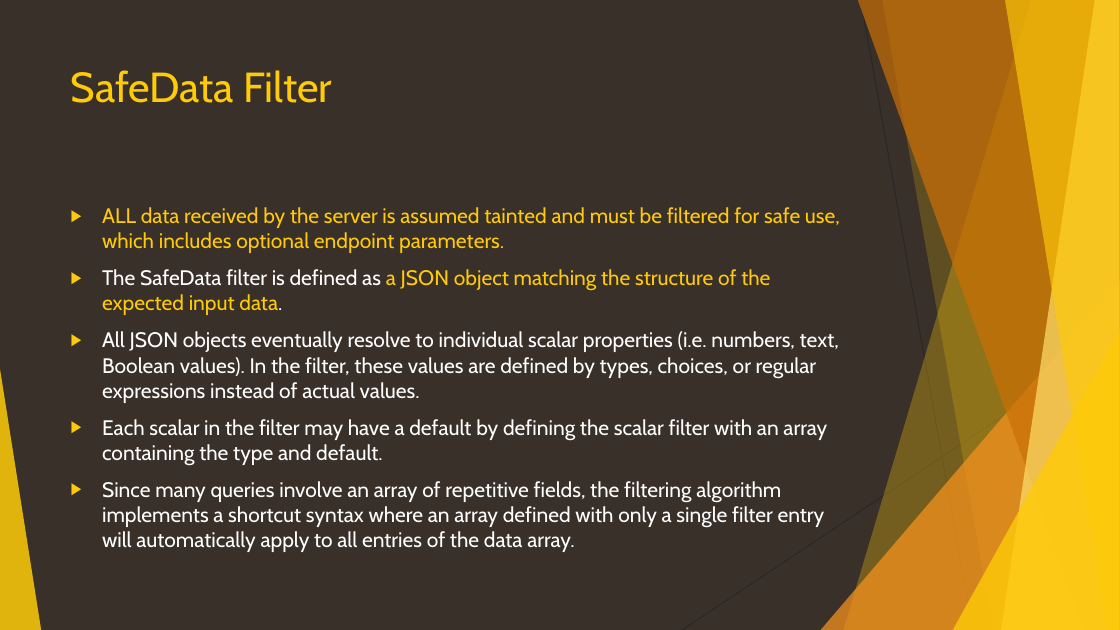
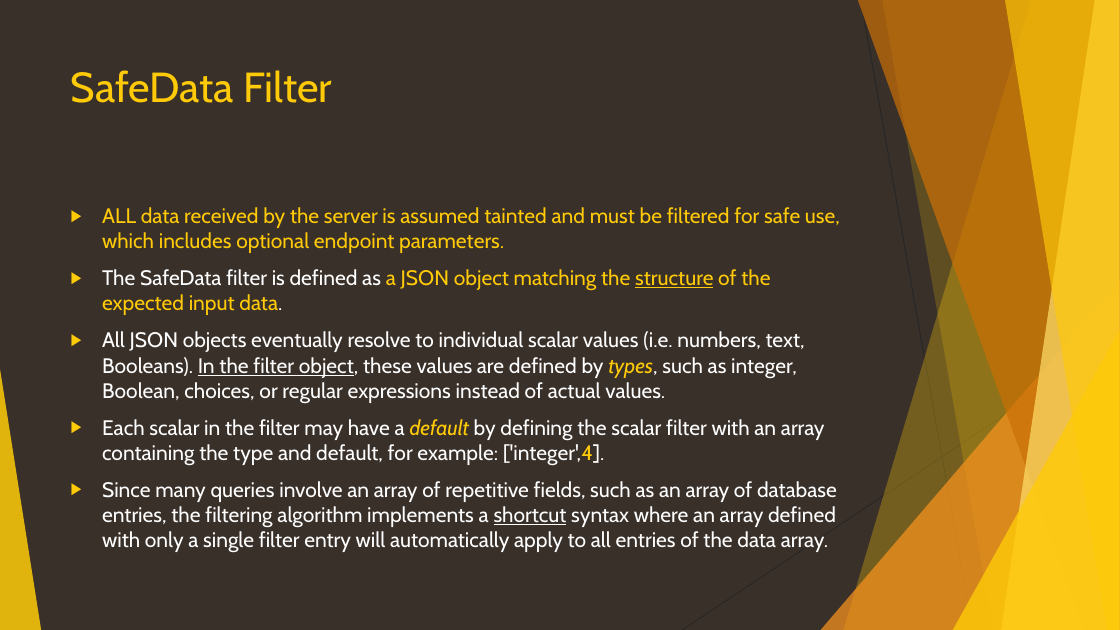
Before and after one commit to CanyonCasa/HomebrewDIY, a slide deck: slide 28 of HomebrewAPI.pptx (slide 27 before the commit). Drawn at 1120x630 pixels with LibreOffice and Linux fonts; fonts in the diff are those of the drawing. Boxes give left, top, right and bottom in pixels: in the first picture for what was removed or moved away, otherwise in the second. Text is boxed around its words. In the diff, an @@ line names an element or a change of style, - is before the commit and + after.

```diff
--- a/HomebrewAPI.pptx
+++ b/HomebrewAPI.pptx
@@ text at (102, 269, 770, 315): underline on in "structure" @@
@@ text at (102, 331, 837, 553): text changed @@
-▶ All JSON objects eventually resolve to individual scalar properties (i.e. numbers, text, Boolean values). In the filter, these values are defined by types, choices, or regular expressions instead of actual values.
-▶ Each scalar in the filter may have a default by defining the scalar filter with an array containing the type and default.
-▶ Since many queries involve an array of repetitive fields, the filtering algorithm implements a shortcut syntax where an array defined with only a single filter entry will automatically apply to all entries of the data array.
+▶ All JSON objects eventually resolve to individual scalar values (i.e. numbers, text, Booleans). In the filter object, these values are defined by types, such as integer, Boolean, choices, or regular expressions instead of actual values.
+▶ Each scalar in the filter may have a default by defining the scalar filter with an array containing the type and default, for example: ['integer',4].
+▶ Since many queries involve an array of repetitive fields, such as an array of database entries, the filtering algorithm implements a shortcut syntax where an array defined with only a single filter entry will automatically apply to all entries of the data array.
```
Also in this commit, not shown: 10 other slides changed, 4 slides added, 1 slide removed, 8 other files.
